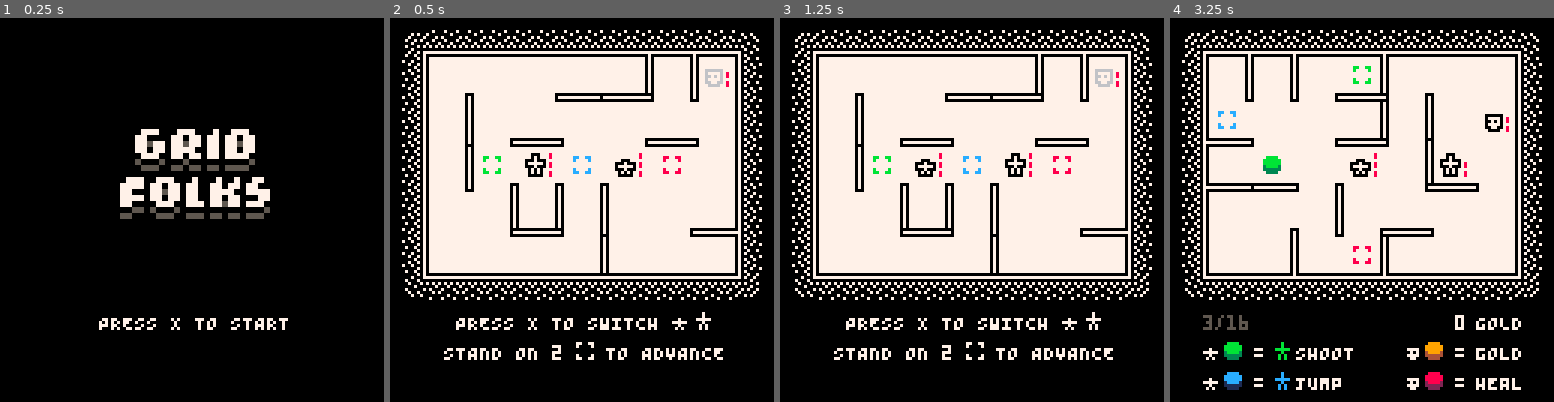
Above: before the commit, frames 1-4 (left to right).
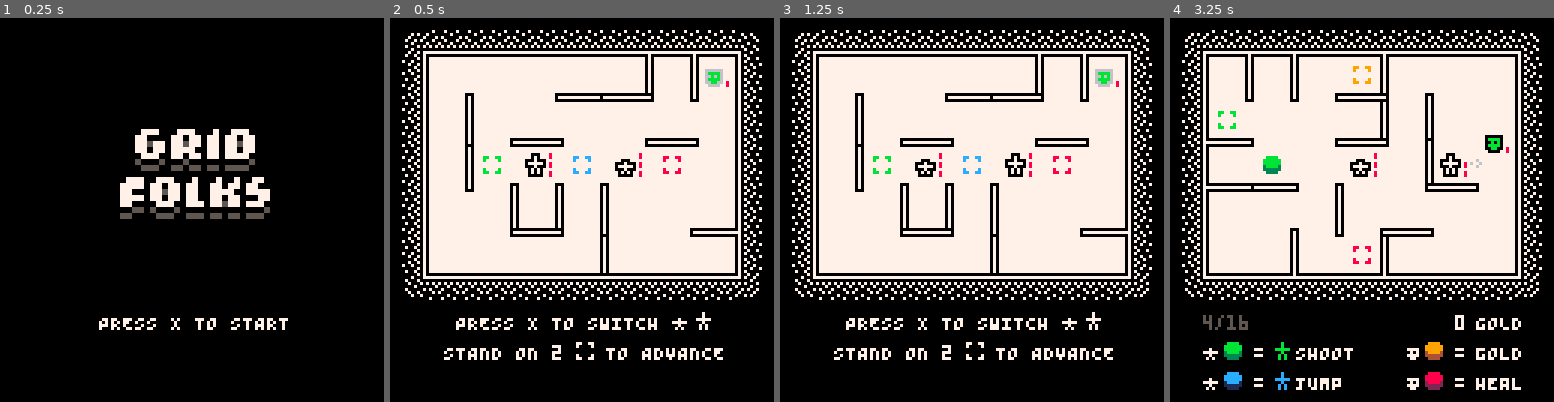
Above: after the commit, the same moments.

Repository: taylordolan/grid-folks
Game: PICO-8 cartridge grid_folks.p8
The game is run twice, just before and just after one commit, with the same random seed, the same clock (stepped at 60 frames per second) and the same inputs.
Inputs:
- Up to frame 1 (0.25 s): no input
- Up to frame 2 (0.5 s): tap X (X key) at 0.33 s
- Up to frame 3 (1.25 s): tap O (Z key) at 0.7 s; tap X (X key) at 1.07 s
- Up to frame 4 (3.25 s): hold Right 1.6-2.1 s; tap O (Z key) every 0.4 s from 1.7 to 2.9 s; tap X (X key) at 1.85, 2.97 s; hold Up 2.15-2.42 s; hold Right 2.47-3.03 s; hold Left from 3.08 s (still down)

Frame 1 is identical in both runs. In frame 2, less than 0.1% of the frame differs, in the area x 82-89%, y 14-18%; in frame 3, less than 0.1%; in frame 4, 0.6%, in the area x 8-89%, y 12-82%.

Commit message:
add enemies that shoot

Diff:
--- a/grid_folks.p8
+++ b/grid_folks.p8
@@ -5,6 +5,12 @@
 -- taylor d
 
 -- todo
+-- [ ] enemies that shoot
+-- [ ] enemies that walk through walls
+-- [ ] enemies that take turns when you switch characters?
+-- [ ] enemies that create smaller enemies when they die?
+-- [ ] jump doesn't attack
+-- [ ] shoot does one damage and hits one enemy
 -- [ ] balance enemy spawn rate
 
 -- optimizations
@@ -104,6 +110,7 @@
 	effects = {}
   walls = {}
 	colors_bag = {}
+  enemies_bag = {}
 
 	-- log of recent user input
 	input_queue = {}
@@ -487,27 +494,6 @@
 		local ally_button = find_type_in_tile("button", {ally.x, ally.y})
 		local next_tile = {self.x + direction[1], self.y + direction[2]}
 
-		function get_shoot_dest(direction)
-
-			local now_tile = {self.x, self.y}
-			local x_vel = direction[1]
-			local y_vel = direction[2]
-
-			while true do
-				-- define the current target
-				local next_tile = {now_tile[1] + x_vel, now_tile[2] + y_vel}
-				-- if `next_tile` is off the map, or there's a wall in the way, return false
-				if
-					location_exists(next_tile) == false or
-					is_wall_between(now_tile, next_tile) or
-					find_type_in_tile("hero", next_tile)
-				then
-					return now_tile
-				end
-				now_tile = next_tile
-			end
-		end
-
 		-- this is where the actual acting starts
 		-- if the destination exists and the tile isn't occupied by your ally
 		if location_exists(next_tile) and not find_type_in_tile("hero", next_tile) then
@@ -518,7 +504,7 @@
 			-- if jump is enabled and there's a wall in the way
 			if self.jump and wall or self.jump and enemy then
 				if enemy then
-					hit_enemy(enemy, 2)
+					hit_target(enemy, 2)
 					player_turn = false
 				end
 				local _here = tile_to_screen({self.x, self.y})
@@ -534,22 +520,21 @@
 			elseif not wall then
 
 				-- if shoot is enabled and shoot targets exist
-				local shoot_targets = get_shoot_targets(self, direction)
+				local shoot_targets = get_ranged_targets({self.x, self.y}, direction, "enemy", "hero")
 				if self.shoot and #shoot_targets > 0 then
 					for next in all(shoot_targets) do
-						hit_enemy(next, 2)
+						hit_target(next, 2)
 					end
-					local shot_dest = get_shoot_dest(direction)
+					local shot_dest = get_shoot_dest(self, direction)
 					local screen_shot_dest = tile_to_screen(shot_dest)
 					new_shot(self.screen_seq[1], screen_shot_dest, direction)
 					sfx(sounds.shoot, 3)
-
 					delay += 4
 					player_turn = false
 
 				-- otherwise, if there's an enemy in the destination, hit it
 				elseif enemy then
-					hit_enemy(enemy, 1)
+					hit_target(enemy, 1)
 					sfx(sounds.hero_bump, 3)
 					local here = tile_to_screen({self.x, self.y})
 					local bump = {here[1] + direction[1] * 2, here[2] + direction[2] * 2}
@@ -602,7 +588,7 @@
 					elseif next[2] == -1 then
 						flip_y = true
 					end
-					if #get_shoot_targets(self, next) > 0 then
+					if #get_ranged_targets({self.x, self.y}, next, "enemy", "hero") > 0 then
 						spr(sprite, ax + next[1] * 8, ay + next[2] * 8, 1, 1, flip_x, flip_y)
 					end
 				end
@@ -669,25 +655,14 @@
 function new_enemy()
 	local new_enemy = new_thing()
 
-	new_enemy.sprite_seq = {sprites.enemy_3}
+	new_enemy.sprite_seq = frames({sprites.enemy_1, sprites.enemy_2, sprites.enemy_3})
 	new_enemy.type = "enemy"
 	new_enemy.stunned = true
 	new_enemy.health = 2
 	new_enemy.list = enemies
 
-	new_enemy.update = function(self)
-
-		if self.health <= 0 then
-			return
-		end
-
-		if self.stunned == true then
-			self.stunned = false
-			player_turn = true
-			return
-		end
-
-		local self_tile = {self.x, self.y}
+  new_enemy.move = function(self)
+    local self_tile = {self.x, self.y}
 
 		local a_tile = {hero_a.x, hero_a.y}
 		local a_dist = distance(self_tile, a_tile)
@@ -765,6 +740,21 @@
 				delay += 4
 			end
 		end
+  end
+
+	new_enemy.update = function(self)
+
+		if self.health <= 0 then
+			return
+		end
+
+		if self.stunned == true then
+			self.stunned = false
+			player_turn = true
+			return
+		end
+
+		self:move()
 	end
 
 	new_enemy.draw = function(self)
@@ -845,6 +835,109 @@
 
 	add(enemies, new_enemy)
 	return new_enemy
+end
+
+function new_enemy_shoot()
+	local enemy_shoot = new_enemy()
+	enemy_shoot.health = 1
+
+  enemy_shoot.update = function(self)
+
+		if self.health <= 0 then
+			return
+		end
+
+		if self.stunned == true then
+			self.stunned = false
+			player_turn = true
+			return
+		end
+
+		local self_tile = {self.x, self.y}
+
+    local shoot_directions = {}
+    for dir in all({{-1,0},{1,0},{0,-1},{0,1}}) do
+      printh(#get_ranged_targets(self_tile, dir, "hero", "enemy"))
+      if #get_ranged_targets(self_tile, dir, "hero", "enemy") > 0 then
+        add(shoot_directions, dir)
+      end
+    end
+
+    if #shoot_directions > 0 then
+      shuffle(shoot_directions)
+      local decided_direction = shoot_directions[1]
+      local targets = get_ranged_targets(self_tile, shoot_directions[1], "hero", "enemy")
+      for next in all(targets) do
+        -- next.health -= 1
+        hit_target(next, 1)
+      end
+      local shot_dest = get_shoot_dest(self, decided_direction)
+      local screen_shot_dest = tile_to_screen(shot_dest)
+      new_shot(self.screen_seq[1], screen_shot_dest, decided_direction)
+      sfx(sounds.shoot, 3)
+    else
+      self:move()
+		end
+	end
+
+  -- todo: clean up the redundancy with this and the default enemy draw function
+  enemy_shoot.draw = function(self)
+
+		-- set sprite based on the first value in sprite_seq
+		local sprite = self.sprite_seq[1]
+
+		-- set the current screen destination using the first value in screen_seq
+		local sx = self.screen_seq[1][1]
+		local sy = self.screen_seq[1][2]
+
+		-- default palette updates
+		palt(015, true)
+		palt(000, false)
+    pal(007,011)
+		if self.stunned then
+			pal(000, 006)
+		end
+
+		-- update the palette based using first value in pal_seq
+		pal(self.pal_seq[1][1], self.pal_seq[1][2])
+
+		-- draw the enemy and its health
+		spr(sprite, sx, sy)
+		draw_health(sx, sy, self.health, 7)
+
+		-- draw crosshairs
+		if self.health >= 1 then
+			if self.is_shoot_target then
+				pal(006, 011)
+				spr(sprites.crosshair, sx, sy)
+			end
+			if self.is_jump_target then
+				pal(006, 012)
+				spr(sprites.crosshair, sx, sy)
+			end
+		end
+
+		self.end_draw(self)
+	end
+
+	return enemy_shoot
+end
+
+function get_shoot_dest(thing, direction)
+  local now_tile = {thing.x, thing.y}
+  while true do
+    -- define the current target
+    local next_tile = {now_tile[1] + direction[1], now_tile[2] + direction[2]}
+    -- if `next_tile` is off the map, or there's a wall in the way, return false
+    if
+      location_exists(next_tile) == false or
+      is_wall_between(now_tile, next_tile) or
+      find_type_in_tile(thing.type, next_tile)
+    then
+      return now_tile
+    end
+    now_tile = next_tile
+  end
 end
 
 function new_shot(a, b, dir)
@@ -927,8 +1020,17 @@
 end
 
 function spawn_enemy()
-	local new_enemy = new_enemy()
-	new_enemy.deploy(new_enemy)
+  local enemy_types = {
+    new_enemy,
+    new_enemy_shoot
+  }
+  if #enemies_bag == 0 then
+		enemies_bag = {1,2}
+		shuffle(enemies_bag)
+	end
+  local new_enemy = enemy_types[enemies_bag[1]]()
+  new_enemy:deploy()
+  del(enemies_bag, enemies_bag[1])
 end
 
 function active_hero()
@@ -1225,9 +1327,10 @@
 	return adjacent_tiles
 end
 
-function get_shoot_targets(hero, direction)
-
-	local now_tile = {hero.x, hero.y}
+-- todo: maybe I can clean up the parameters here by doing the same thing I did with get_shoot_dest()
+function get_ranged_targets(start_tile, direction, find, avoid)
+
+	local now_tile = start_tile
 	local x_vel = direction[1]
 	local y_vel = direction[2]
 	local targets = {}
@@ -1239,14 +1342,14 @@
 		if
 			location_exists(next_tile) == false or
 			is_wall_between(now_tile, next_tile) or
-			find_type_in_tile("hero", next_tile)
+			find_type_in_tile(avoid, next_tile)
 		then
 			return targets
 		end
-		-- if there's an enemy in the target, return it
-		local enemy = find_type_in_tile("enemy", next_tile)
-		if enemy then
-			add(targets, enemy)
+		-- if there's a target in the tile, return it
+		local target = find_type_in_tile(find, next_tile)
+		if target then
+			add(targets, target)
 		end
 		-- set `current` to `next_tile` and keep going
 		now_tile = next_tile
@@ -1261,7 +1364,7 @@
 	for h in all(heroes) do
 		if h.shoot and h.active then
 			for d in all({{0, -1}, {0, 1}, {-1, 0}, {1, 0}}) do
-				local targets = get_shoot_targets(h, d)
+				local targets = get_ranged_targets({h.x, h.y}, d, "enemy", "hero")
 				for t in all(targets) do
 					t.is_shoot_target = true
 				end
@@ -1360,16 +1463,16 @@
 
 -- given an enemy and an amount of damage,
 -- hit it and then kill if it has no health
-function hit_enemy(enemy, damage)
-	enemy.health -= damage
-	if enemy.health <= 0 then
-		local _x = enemy.screen_seq[1][1]
-		local _y = enemy.screen_seq[1][2]
+function hit_target(target, damage)
+	target.health -= damage
+	if target.type == "enemy" and target.health <= 0 then
+		local _x = target.screen_seq[1][1]
+		local _y = target.screen_seq[1][2]
 		new_pop({_x,_y})
-		enemy:destroy()
-	else
+		target:destroy()
+	elseif target.health > 0 then
 		local b_r = {000, 008}
-		enemy.pal_seq = frames({_br,{010,010}})
+		target.pal_seq = frames({b_r,{010,010}})
 	end
 end
 
Not shown, changed: 96 lines of the sprite sheet (__gfx__) section of grid_folks.p8
